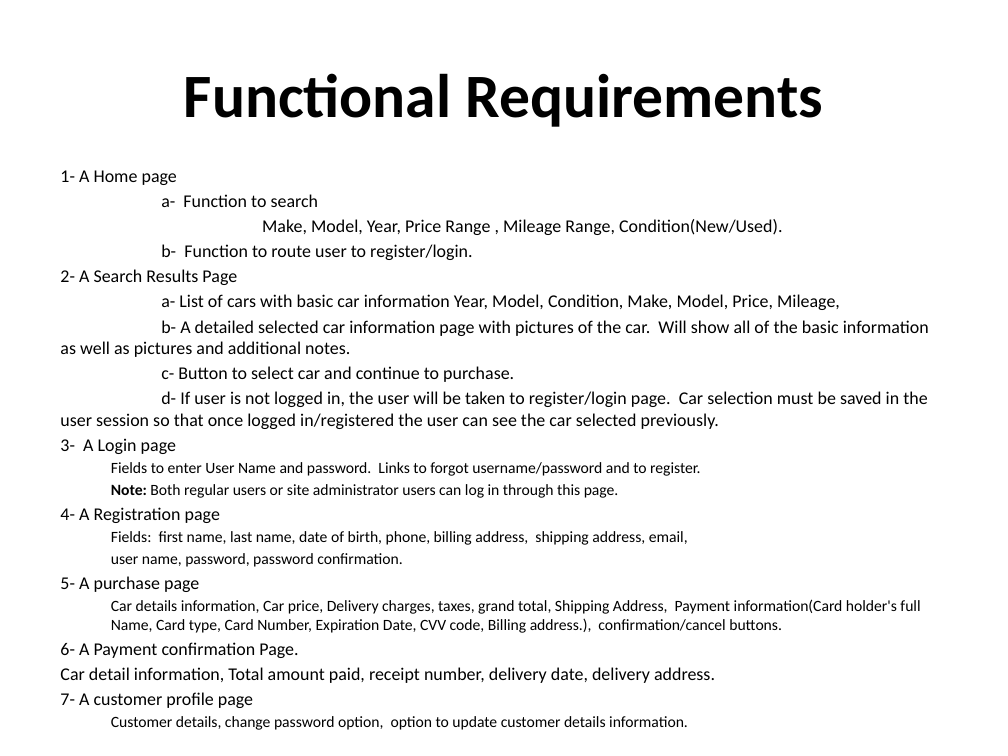
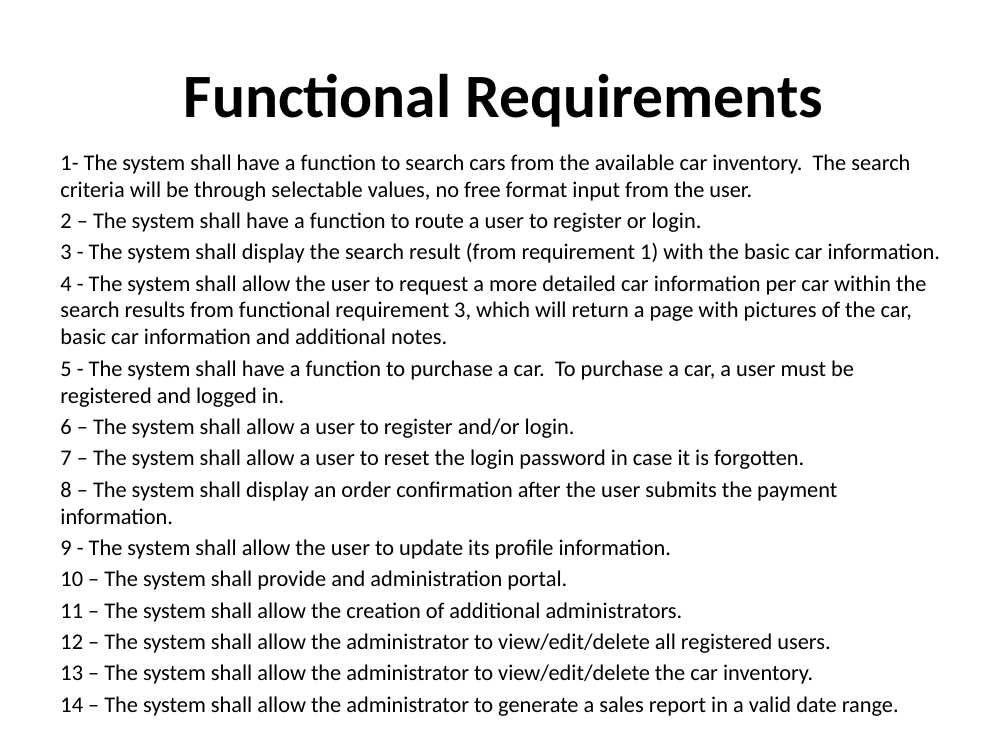
Before and after one commit to cen4010-onlinecardealer/docs, a slide deck: slide 4 of Online Car Dealer System.pptx. Drawn at 1008x756 pixels with LibreOffice and Linux fonts; fonts in the diff are those of the drawing. Boxes give left, top, right and bottom in pixels: in the first picture for what was removed or moved away, otherwise in the second. Text is boxed around its words. In the diff, an @@ line names an element or a change of style, - is before the commit and + after.

Commit message:
fixed ppt to email the professor

```diff
--- a/Online Car Dealer System.pptx
+++ b/Online Car Dealer System.pptx
@@ text at <box>60,154,940,716</box>: text changed; size 12.8 to 16 pt @@
-1- A Home page
-a- Function to search
-Make, Model, Year, Price Range , Mileage Range, Condition(New/Used).
-b- Function to route user to register/login.
-2- A Search Results Page
-a- List of cars with basic car information Year, Model, Condition, Make, Model, Price, Mileage,
-b- A detailed selected car information page with pictures of the car. Will show all of the basic information as well as pictures and additional notes.
-c- Button to select car and continue to purchase.
-d- If user is not logged in, the user will be taken to register/login page. Car selection must be saved in the user session so that once logged in/registered the user can see the car selected previously.
-3- A Login page
-  Fields to enter User Name and password. Links to forgot username/password and to register.
-  Note: Both regular users or site administrator users can log in through this page.
-4- A Registration page
-  Fields: first name, last name, date of birth, phone, billing address, shipping address, email,
-  user name, password, password confirmation.
-5- A purchase page
-  Car details information, Car price, Delivery charges, taxes, grand total, Shipping Address, Payment information(Card holder's full Name, Card type, Card Number, Expiration Date, CVV code, Billing address.), confirmation/cancel buttons.
-6- A Payment confirmation Page.
-Car detail information, Total amount paid, receipt number, delivery date, delivery address.
-7- A customer profile page
-  Customer details, change password option, option to update customer details information.
+1- The system shall have a function to search cars from the available car inventory. The search criteria will be through selectable values, no free format input from the user.
+2 – The system shall have a function to route a user to register or login.
+3 - The system shall display the search result (from requirement 1) with the basic car information.
+4 - The system shall allow the user to request a more detailed car information per car within the search results from functional requirement 3, which will return a page with pictures of the car, basic car information and additional notes.
+5 - The system shall have a function to purchase a car. To purchase a car, a user must be registered and logged in.
+6 – The system shall allow a user to register and/or login.
+7 – The system shall allow a user to reset the login password in case it is forgotten.
+8 – The system shall display an order confirmation after the user submits the payment information.
+9 - The system shall allow the user to update its profile information.
+10 – The system shall provide and administration portal.
+11 – The system shall allow the creation of additional administrators.
+12 – The system shall allow the administrator to view/edit/delete all registered users.
+13 – The system shall allow the administrator to view/edit/delete the car inventory.
+14 – The system shall allow the administrator to generate a sales report in a valid date range.
```
Also in this commit, not shown: 9 other slides changed, 1 slide removed.
